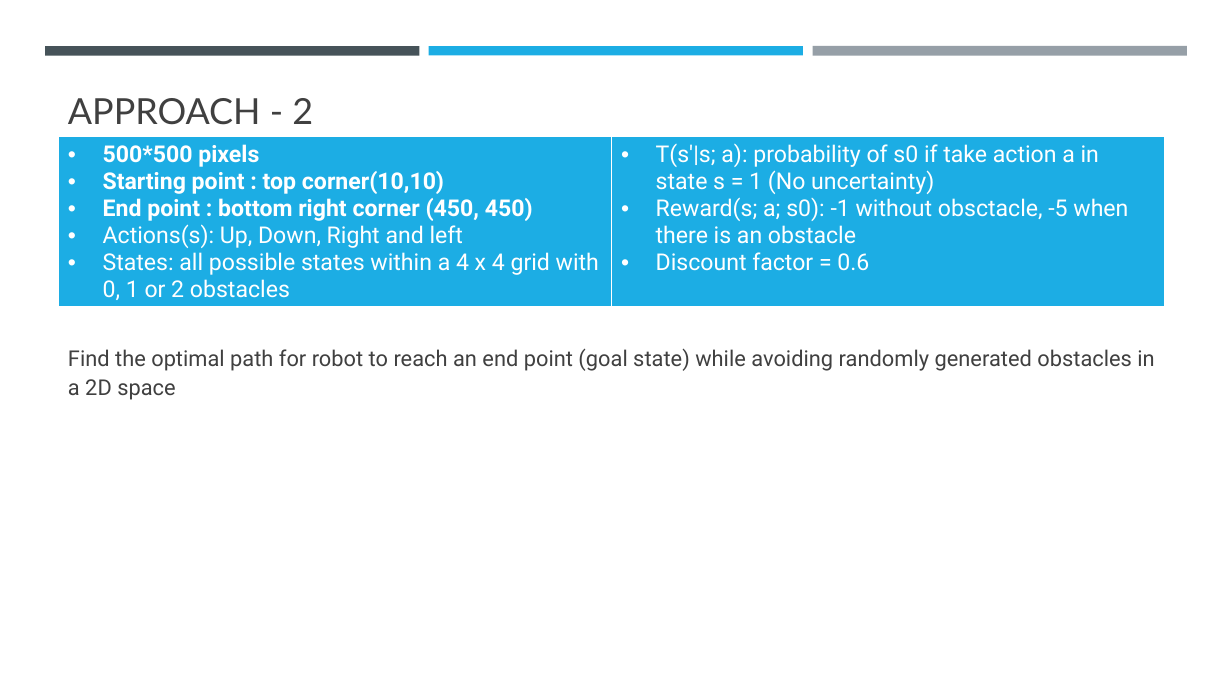
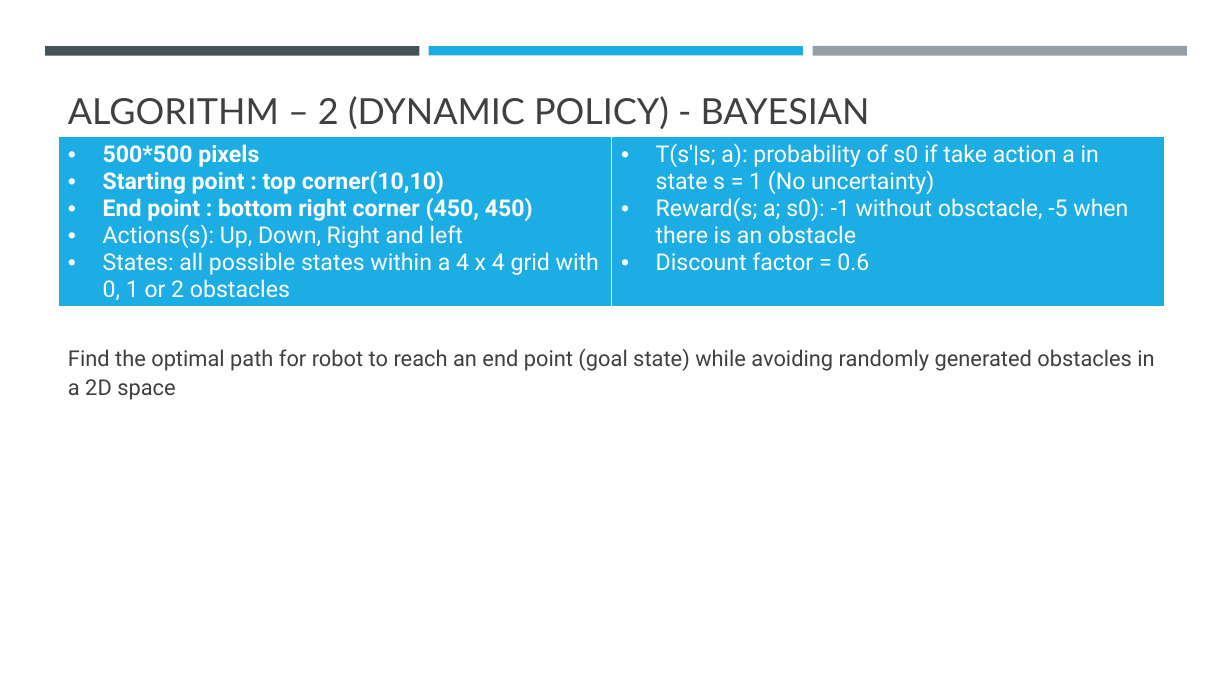
Before and after one commit to ravasconcelos/rl_obstacle_avoidance, a slide deck: slide 6 of notebook/Robot Obstacle avoidance with reinforcement learning.pptx (slide 5 before the commit). Drawn at 1232x693 pixels with LibreOffice and Linux fonts; fonts in the diff are those of the drawing. Boxes give left, top, right and bottom in pixels: in the first picture for what was removed or moved away, otherwise in the second. Text is boxed around its words. In the diff, an @@ line names an element or a change of style, - is before the commit and + after.

```diff
--- a/notebook/Robot Obstacle avoidance with reinforcement learning.pptx
+++ b/notebook/Robot Obstacle avoidance with reinforcement learning.pptx
@@ title at box(68, 96, 870, 129): text changed @@
-APPROACH - 2
+ALGORITHM – 2 (DYNAMIC POLICY) - BAYESIAN
```
Also in this commit, not shown: 4 other slides changed, 3 slides added.
